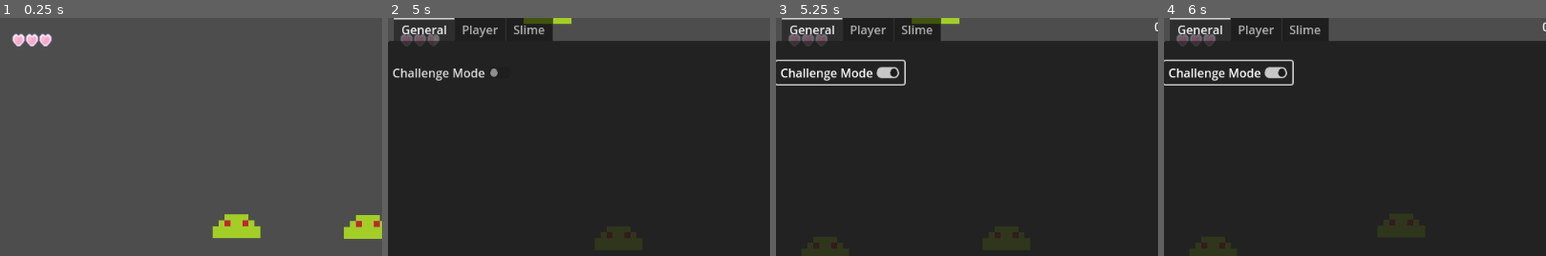
Above: before the commit, frames 1-4 (left to right).
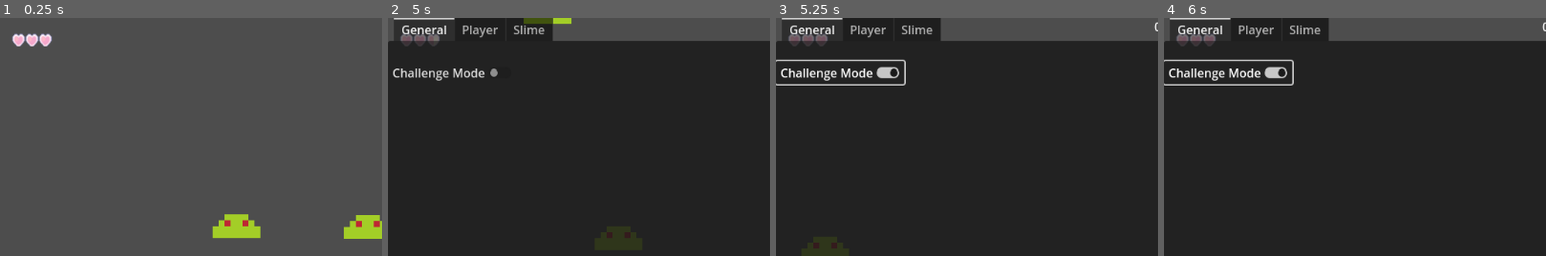
Above: after the commit, the same moments.

Repository: MagicalMegaDev/Magical-Persona-Repo
Game: Godot game, scene res://Assets/Scenes/Rooms/TestingRoom.tscn
Same seed, same stepped clock (60 frames per second), same inputs: the game is played once before the commit and once after it. This scene is started directly instead of the project's main scene.
Inputs:
- Up to frame 1 (0.25 s): no input
- Up to frame 2 (5 s): tap Enter at 0.5 s; hold W (move_up) 0.53-2.03 s; tap Space (speed) every 0.75 s from 0.6 to 4.35 s; hold A (move_left) 2.03-3.53 s; hold S (move_down) 3.53-4.28 s; tap Tab (debug_menu) at 4.15 s; hold D (move_right) from 4.28 s (still down)
- Up to frame 3 (5.25 s): release D (move_right) at 5 s; click "Challenge Mode" at 5 s
- Up to frame 4 (6 s): tap Space (speed) at 5.75, 5.85 s; hold W (move_up) from 5.78 s (still down)
The pictures show only the part of the screen within x 0-50%, y 0-50%; the shares and areas given below are measured in that part.

Frames 1-2 are identical in both runs. In frame 3, 0.3% of the frame differs, in the area x 35-48%, y 0-3%; in frame 4, less than 0.1%.

Commit message:
Debug mode works!
Time to refactor everything

Diff:
--- a/Assets/Scenes/main.tscn
+++ b/Assets/Scenes/main.tscn
@@ -52,6 +52,7 @@
 position = Vector2(512, 322)
 
 [node name="DebugEnemyPool" type="Node" parent="."]
+process_mode = 3
 script = ExtResource("4_guoxd")
 metadata/_custom_type_script = "uid://cj6appwlvrvxk"
 
--- a/Assets/Scripts/Components/Handlers/DebugEnemyPool.gd
+++ b/Assets/Scripts/Components/Handlers/DebugEnemyPool.gd
@@ -18,20 +18,21 @@
 	TestDebugMenu.challenge_enabled.connect(_challenge_mode_on)
 	TestDebugMenu.challenge_disabled.connect(_challenge_mode_off)
 
-func _store(enemy:BaseEnemy):
+func _store(enemy:BaseEnemy, trigger_respawn:bool = true):
 	enemy.get_node("AnimationTree/AnimationPlayer").stop()
 	enemy.process_mode = Node.PROCESS_MODE_DISABLED
 	enemy.visible = false
 	if enemy in alive_enemies:
 		dead_enemies[enemy] = alive_enemies[enemy]
 		alive_enemies.erase(enemy)
-	if alive_enemies.is_empty():
+	if alive_enemies.is_empty() and trigger_respawn:
 		_respawn()
 
 func _respawn():
-	for e in alive_enemies:
+	var enemies := alive_enemies.keys()
+	for e in enemies:
 		assert(e is BaseEnemy, "Pool is trying to store %s, not an enemy!" % e.name)
-		_store(e)
+		_store(e, false)
 
 	for e in dead_enemies:
 		var spawn_position = dead_enemies[e]
--- a/Assets/Scripts/Components/Handlers/Health/PlayerHealthHandler.gd
+++ b/Assets/Scripts/Components/Handlers/Health/PlayerHealthHandler.gd
@@ -47,6 +47,6 @@
 	i_frames_toggled.emit(false)
 
 #DEBUG
-const RESET_HEAL_AMOUNT = 2
+const RESET_HEAL_AMOUNT = 1
 func _on_room_reset():
 	heal_damage(RESET_HEAL_AMOUNT)
Not shown, changed: export_presets.cfg
